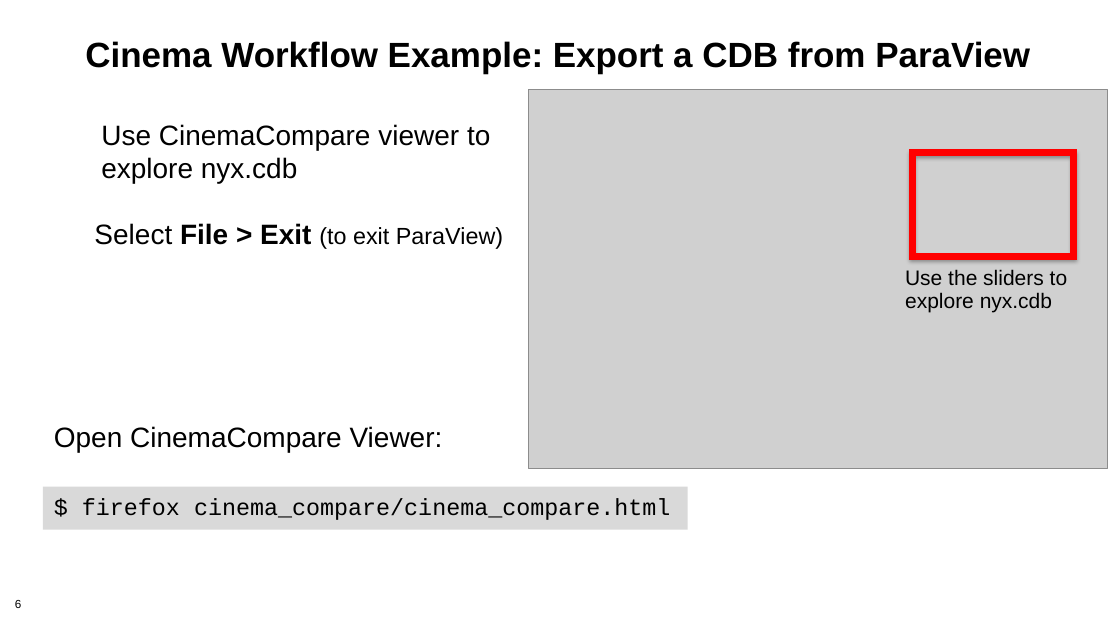
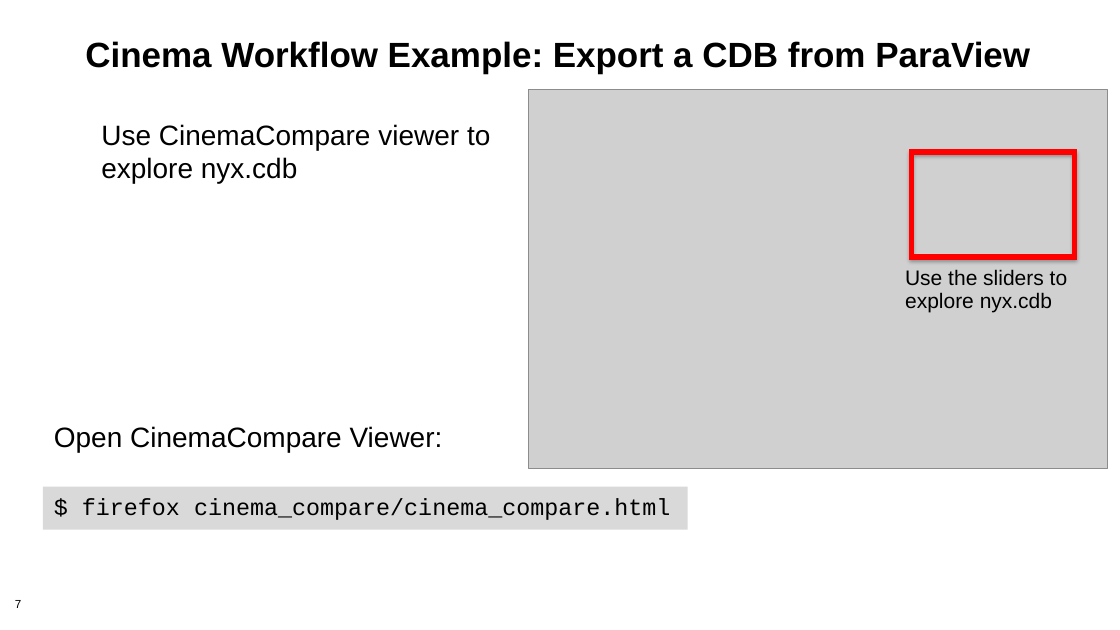
Before and after one commit to cinemascience/cinema_tutorial_slides, a slide deck: slide 7 of 2019-11_SC19/workflow_powerpoint/Cinema_Workflow_PV_Export.pptx (slide 6 before the commit). Drawn at 1120x630 pixels with LibreOffice and Linux fonts; fonts in the diff are those of the drawing; grey boxes stand for pictures; background and template pictures are left out. Boxes give left, top, right and bottom in pixels: in the first picture for what was removed or moved away, otherwise in the second. Text is boxed around its words. In the diff, an @@ line names an element or a change of style, - is before the commit and + after.

```diff
--- a/2019-11_SC19/workflow_powerpoint/Cinema_Workflow_PV_Export.pptx
+++ b/2019-11_SC19/workflow_powerpoint/Cinema_Workflow_PV_Export.pptx
@@ frame at box(910, 150, 1077, 259): proportions changed @@
@@ text removed at box(94, 223, 503, 249) @@
-Select File > Exit (to exit ParaView)
@@ page number at box(15, 600, 21, 608): text changed @@
-6
+7
```
Also in this commit, not shown: 4 other slides changed, 1 slide added.
